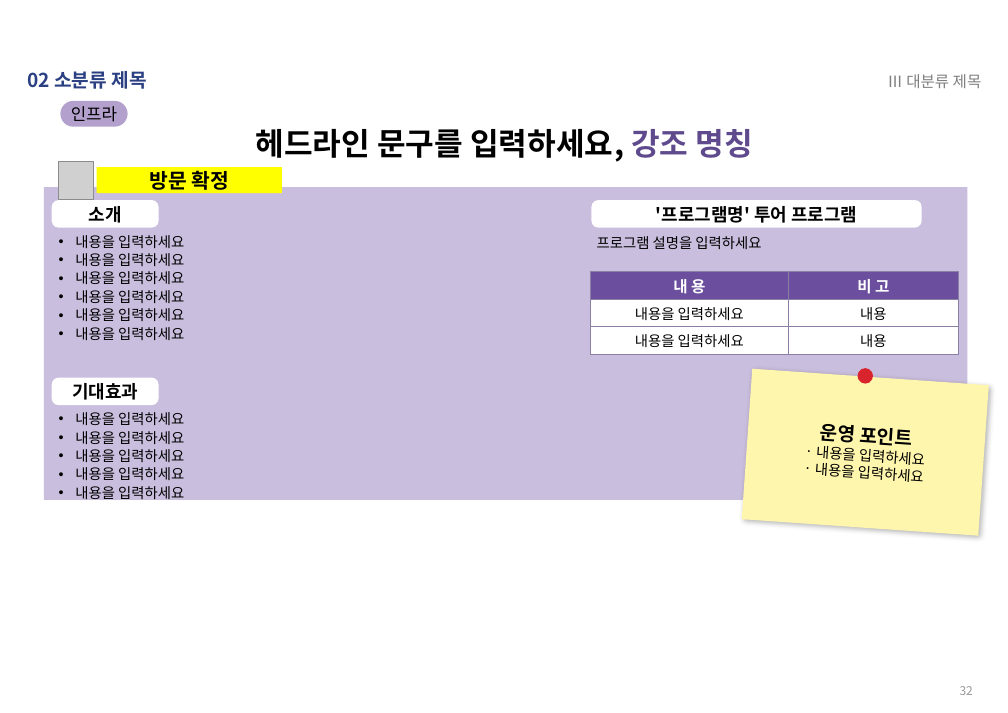
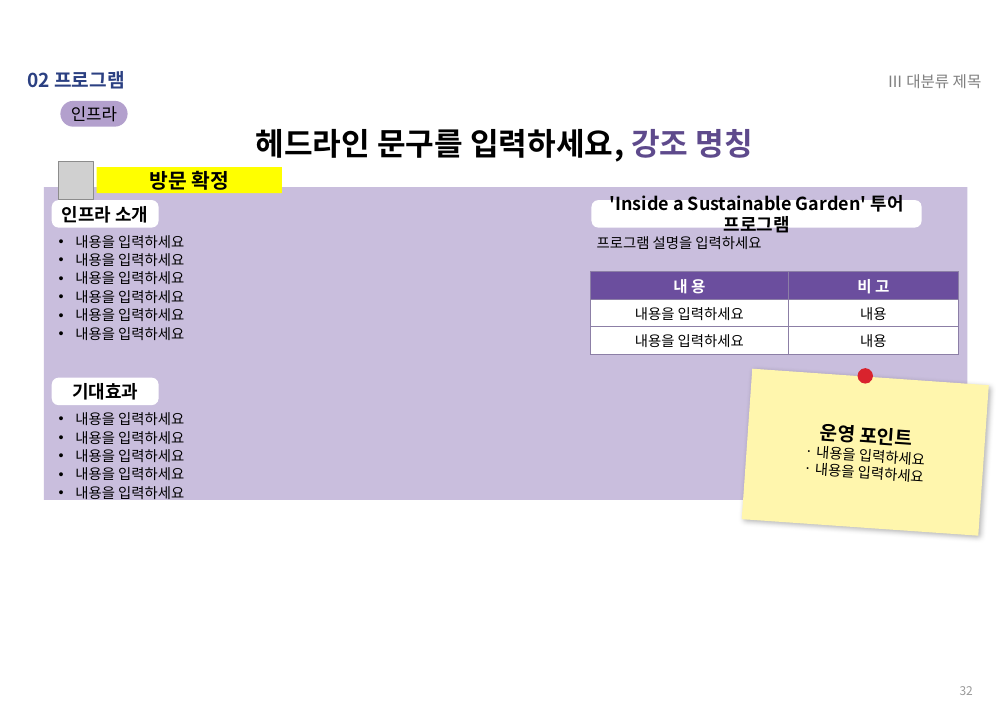
Before and after one commit to jinyor4435/-, a slide deck: slide 32 of 입찰제안서_PPT템플릿_2026SW미래채움.pptx. Drawn at 1008x713 pixels with LibreOffice and Linux fonts; fonts in the diff are those of the drawing; grey boxes stand for pictures. Boxes give left, top, right and bottom in pixels: in the first picture for what was removed or moved away, otherwise in the second. Text is boxed around its words. In the diff, an @@ line names an element or a change of style, - is before the commit and + after.

```diff
--- a/입찰제안서_PPT템플릿_2026SW미래채움.pptx
+++ b/입찰제안서_PPT템플릿_2026SW미래채움.pptx
@@ text at (28,71,124,89): text changed @@
-02 소분류 제목
+02 프로그램
@@ text in rounded rectangle at (62,206,148,223): text changed @@
-소개
+인프라 소개
@@ text in rounded rectangle at (609,195,904,237): text changed @@
-'프로그램명' 투어 프로그램
+'Inside a Sustainable Garden' 투어 프로그램
```
Also in this commit, not shown: 41 other slides changed, 13 slides added, 13 slides removed.
